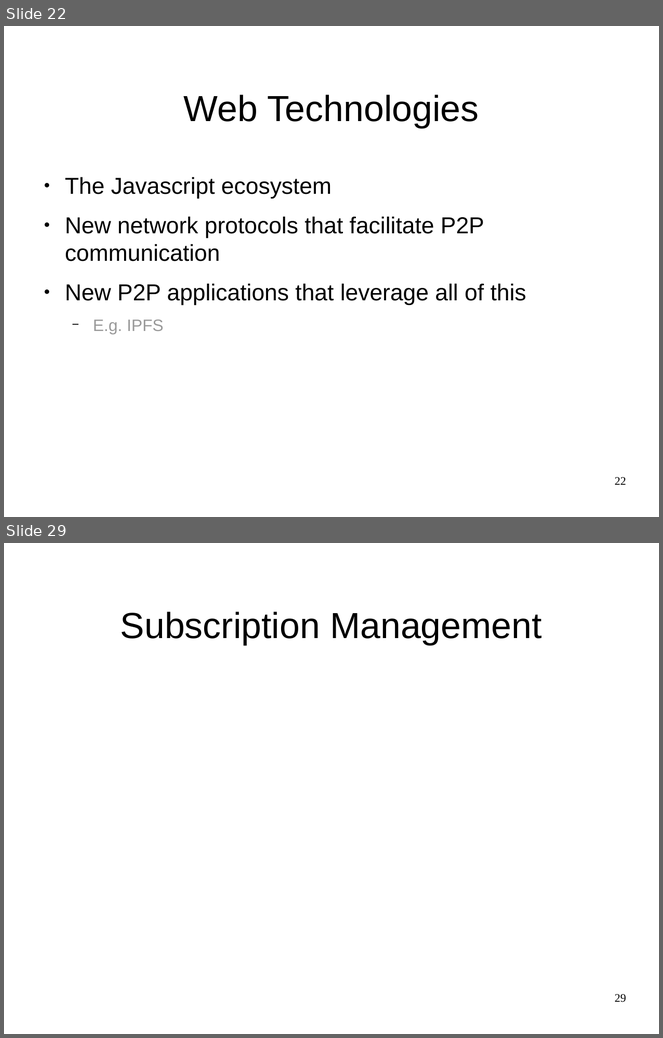
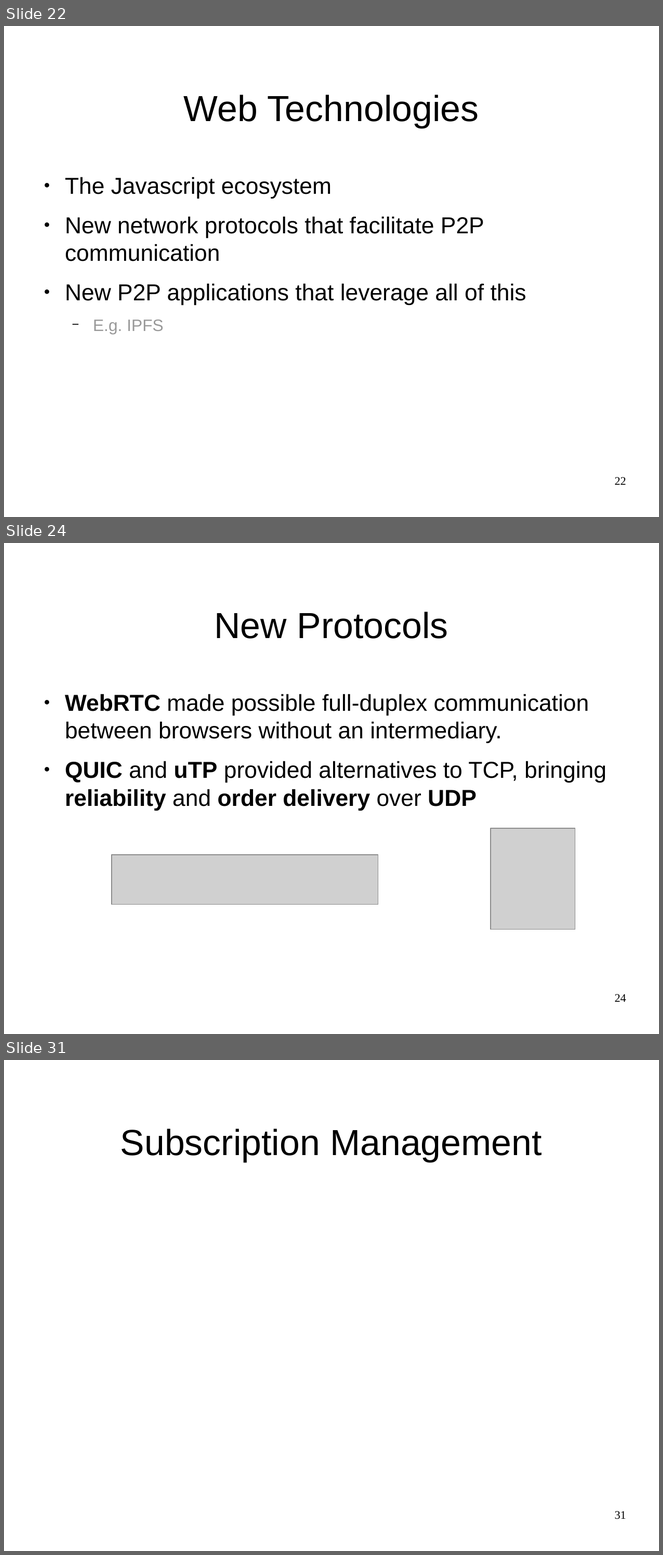
Before and after one commit to JGAntunes/pulsarcast, a slide deck: project-report/presentation.odp. Shown one above the other, each under a label of ours: slides 22 and 29 before the commit, slides 22, 24 and 31 after it; the slides between them are not shown. The pictures are 663x1038 and 663x1555 pixels, drawn with LibreOffice and Linux fonts; fonts in the diff are those of the drawing; grey boxes stand for pictures; background and template pictures are left out. Boxes give left, top, right and bottom in pixels: in the first picture for what was removed or moved away, otherwise in the second. Text is boxed around its words. In the diff, an @@ line names an element or a change of style, - is before the commit and + after.

```diff
--- a/project-report/presentation.odp
+++ b/project-report/presentation.odp
@@ slide 24 added at (4,543,659,1034), background #FFFFFF @@
@@ title added at (215,612,449,639), 44 pt, text #000000 @@
+New Protocols
@@ text added at (65,694,607,811), 28 pt, text #000000 @@
+● WebRTC made possible full-duplex communication between browsers without an intermediary.
+● QUIC and uTP provided alternatives to TCP, bringing reliability and order delivery over UDP
@@ picture added at (491,828,575,929) @@
@@ picture added at (112,855,378,905) @@
@@ page number added at (615,994,626,1002), 14 pt, text #000000 @@
+24
@@ what was slide 29 is now slide 31 @@
@@ page number at (615,1511,626,1520): text changed @@
-29
+31
```
Also in this commit, not shown: 6 slides changed, 8 other slides added, 5 slides removed, 1 other file.
